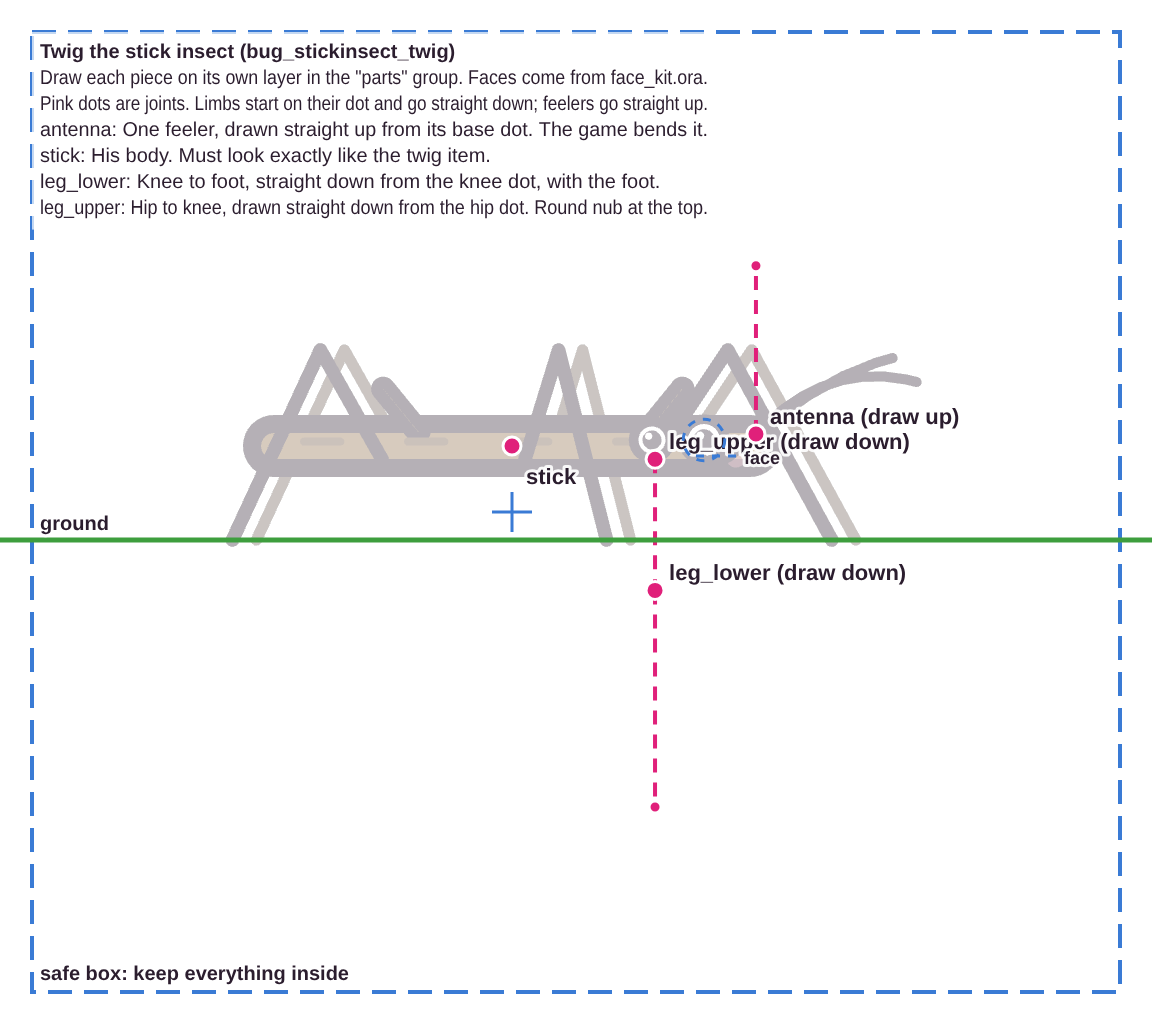
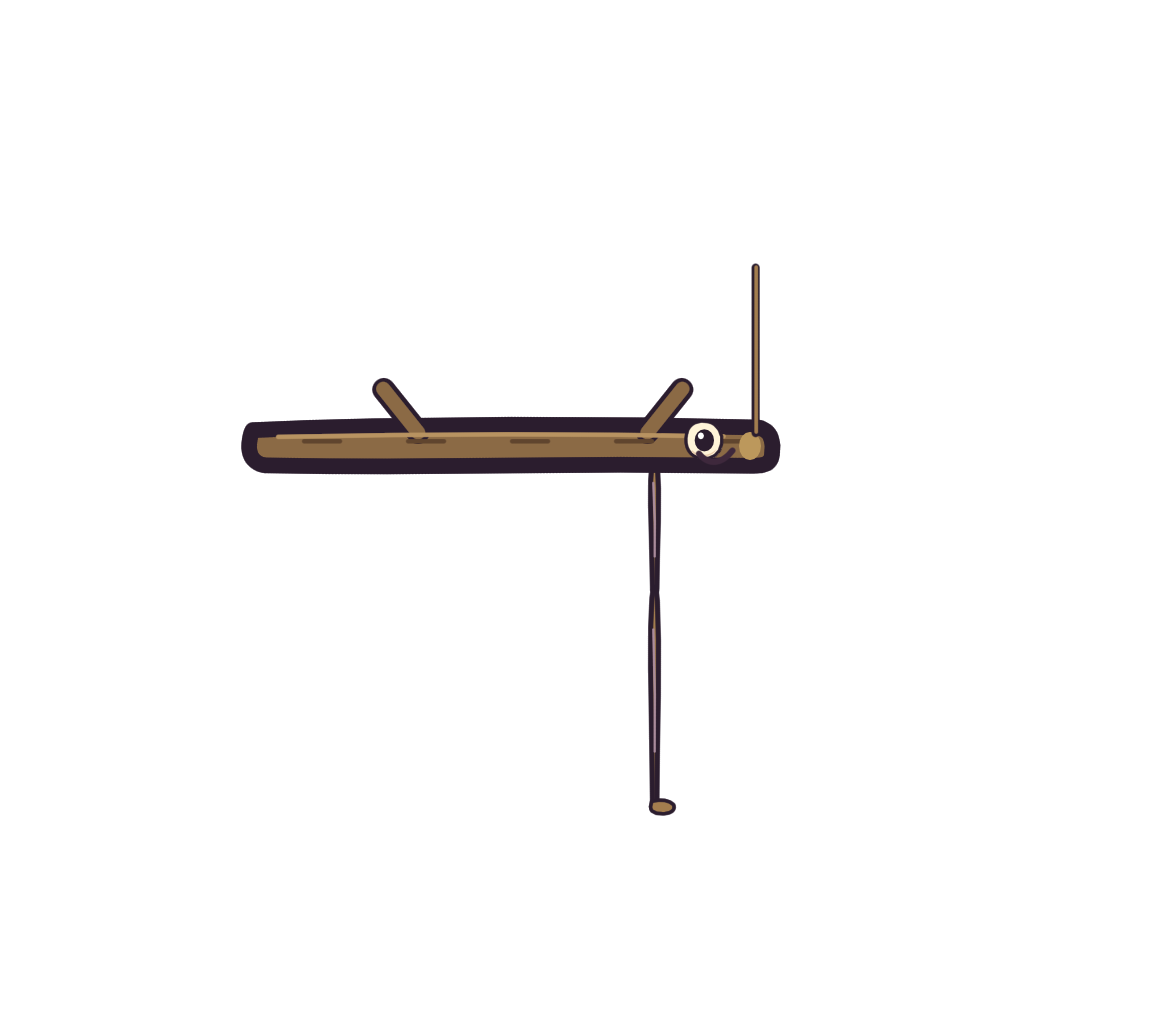
Comparing the layer stacks of the two 1152px x 1024px images. Changes:
hid group "guides" (5 layers) over (0, 30, 1152, 994)
moved "face" above "parts" over (684, 415, 743, 477)
added layer "mouth_smile" in group "face" over (695, 447, 736, 466)
added layer "eye_pupil" in group "face" over (694, 429, 715, 452)
added layer "eye_white" in group "face" over (684, 419, 724, 461)
painted on "antenna" over (751, 263, 760, 438)
painted on "stick" over (241, 377, 781, 475)
painted on "leg_lower" over (647, 584, 677, 816)
painted on "leg_upper" over (647, 453, 662, 596)
